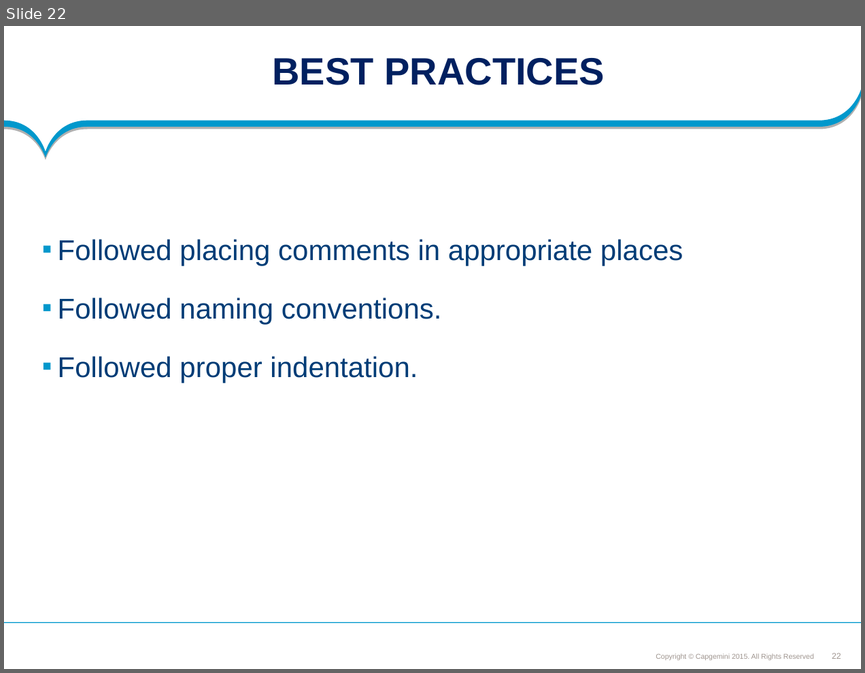
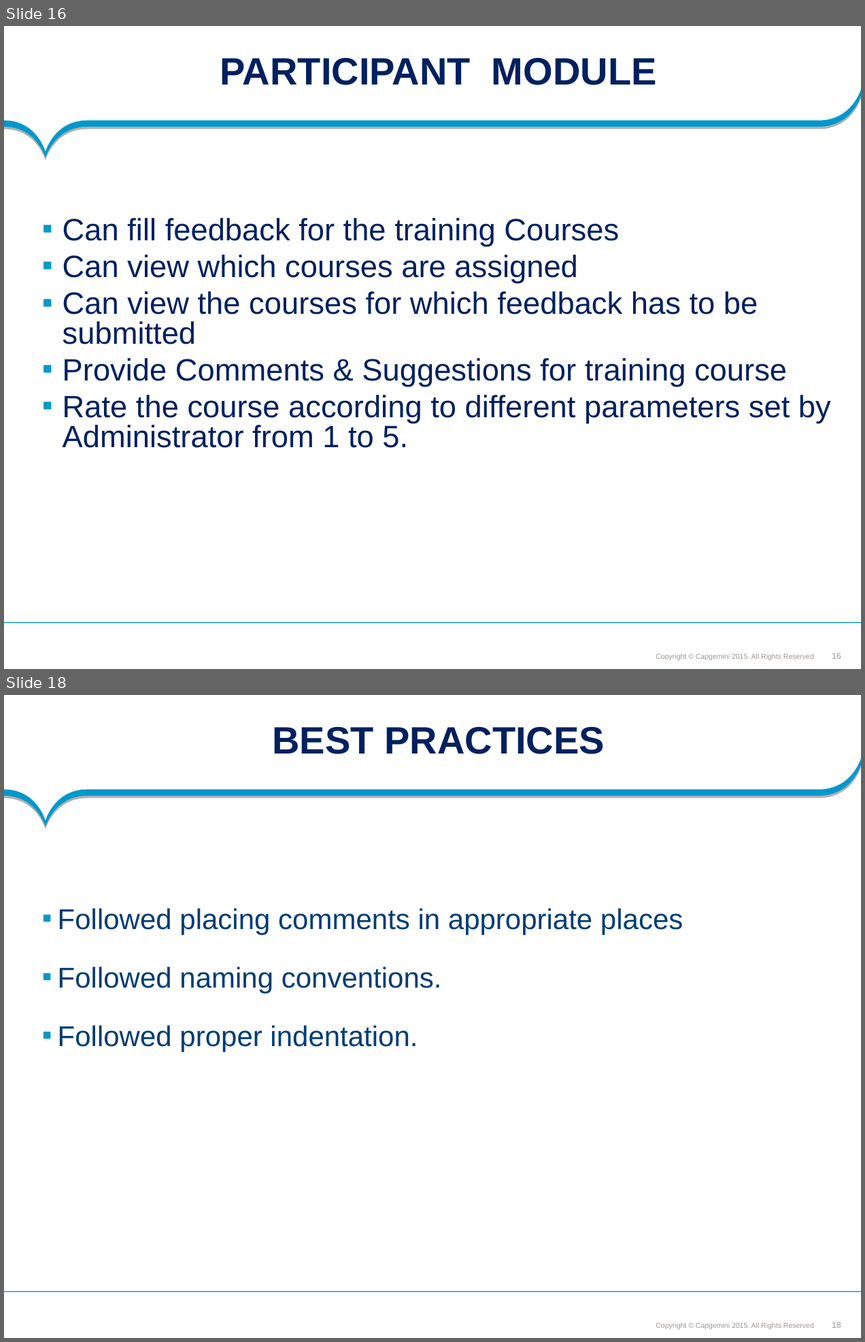
Before and after one commit to SaiEshwar157233/FeedbackMS, a slide deck: Feedback_managment_PLP Documents/ProjectDocuments/Requirements/Understanding Documents/Feedback Management System.ppt. Shown one above the other, each under a label of ours: slide 22 before the commit, slides 16 and 18 after it; the slides between them are not shown. The pictures are 865x673 and 865x1342 pixels, drawn with LibreOffice and Linux fonts; fonts in the diff are those of the drawing; background and template pictures are left out. Boxes give left, top, right and bottom in pixels: in the first picture for what was removed or moved away, otherwise in the second. Text is boxed around its words. In the diff, an @@ line names an element or a change of style, - is before the commit and + after.

```diff
--- a/Feedback_managment_PLP Documents/ProjectDocuments/Requirements/Understanding Documents/Feedback Management System.ppt
+++ b/Feedback_managment_PLP Documents/ProjectDocuments/Requirements/Understanding Documents/Feedback Management System.ppt
@@ slide 16 added at [4,26,861,669], background #FFFFFF; not listed: 4 template elements that a slide beside it also shows @@
@@ title added at [220,58,657,85], 32 pt, text #002060, bold @@
+PARTICIPANT MODULE
@@ text added at [62,218,831,448], 25.9 pt, text #002060 @@
+▪ Can fill feedback for the training Courses
+▪ Can view which courses are assigned
+▪ Can view the courses for which feedback has to be submitted
+▪ Provide Comments & Suggestions for training course
+▪ Rate the course according to different parameters set by Administrator from 1 to 5.
@@ what was slide 22 is now slide 18 @@
@@ page number at [832,1321,841,1327]: text changed @@
-22
+18
```
Also in this commit, not shown: 10 slides changed, 5 other slides added, 10 slides removed, 4 other files.
